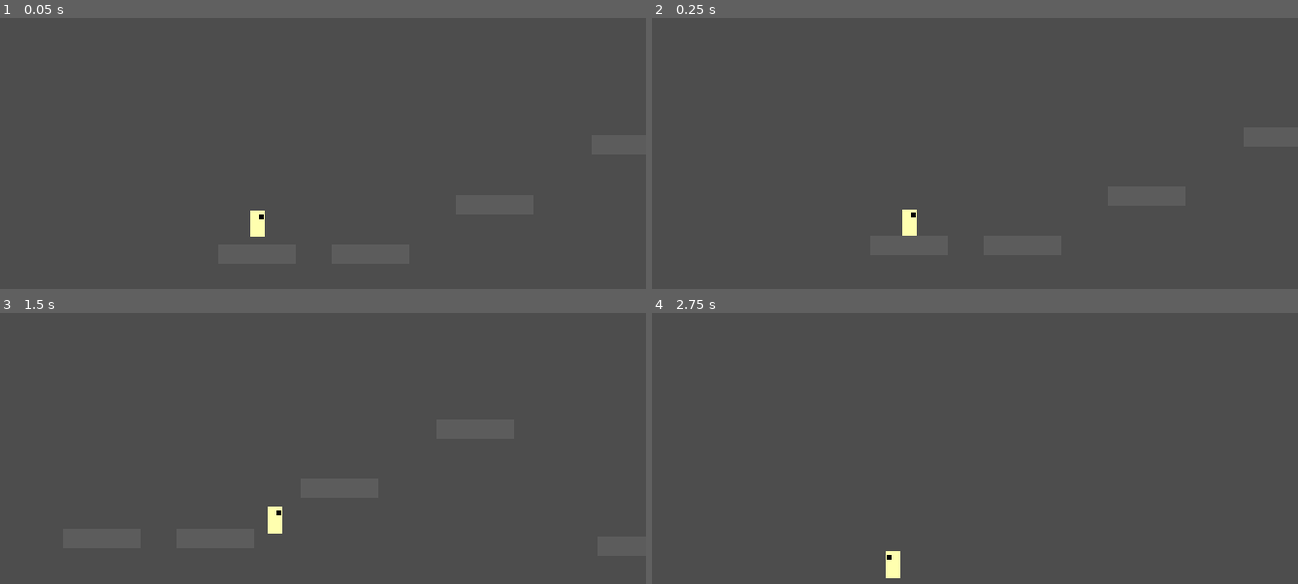
Above: before the commit, frames 1-4 (two rows, left to right).
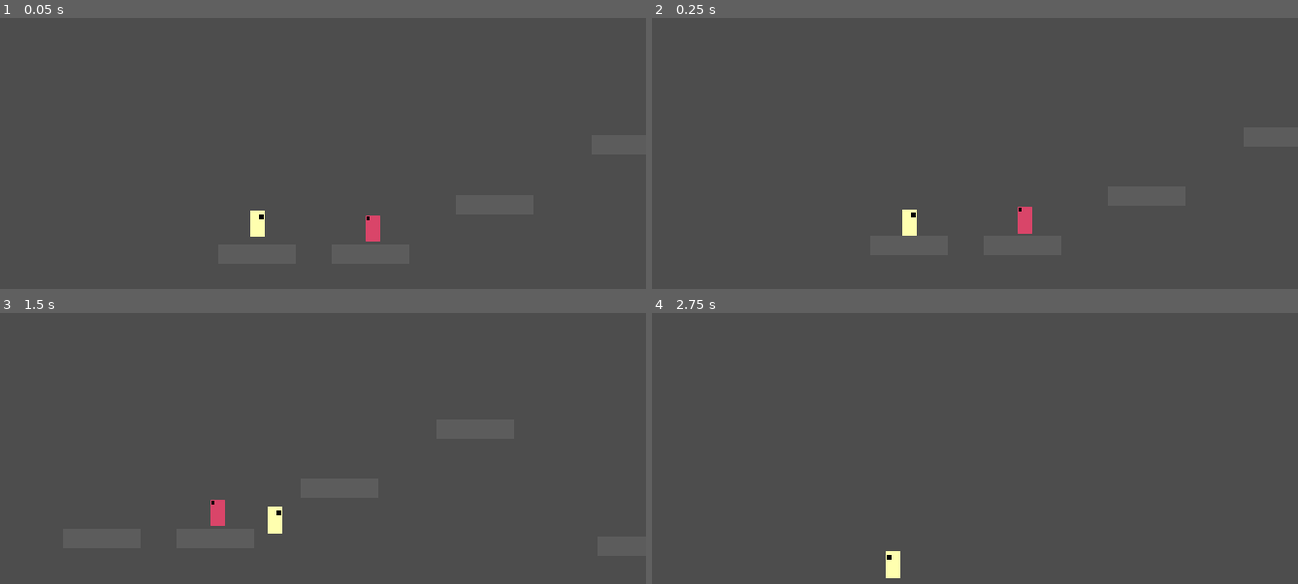
Above: after the commit, the same moments.

Repository: Jadelaawar42027/inferno-game-jam
Game: Godot game, scene res://scenes/levels/scene_1.tscn
Same seed, same stepped clock (60 frames per second), same inputs: the game is played once before the commit and once after it.
Inputs:
- Up to frame 1 (0.05 s): no input
- Up to frame 2 (0.25 s): no input
- Up to frame 3 (1.5 s): tap Enter at 0.5 s; hold D (move_right) from 0.53 s (still down); tap Space (jump) at 0.77 s
- Up to frame 4 (2.75 s): tap Space (jump) at 1.52 s; release D (move_right) at 2.03 s; hold A (move_left) from 2.03 s (still down)

The runs differ from the first frame. In frame 1, 0.2% of the frame differs, in the area x 56-59%, y 72-83%; in frame 2, 0.2%, in the area x 56-59%, y 69-80%; in frame 3, 0.2%; in frame 4, nothing differs.

Commit message:
Changed enemy stuff to more match what we have currently

Diff:
--- /dev/null
+++ b/assets/art/temp_enemy.svg
@@ -0,0 +1,57 @@
+<?xml version="1.0" encoding="UTF-8" standalone="no"?>
+<!-- Created with Inkscape (http://www.inkscape.org/) -->
+
+<svg
+   width="12"
+   height="22"
+   viewBox="0 0 3.175 5.8208334"
+   version="1.1"
+   id="svg1"
+   inkscape:version="1.4.4 (dcaf3e7, 2026-05-05)"
+   sodipodi:docname="temp_enemy.svg"
+   xmlns:inkscape="http://www.inkscape.org/namespaces/inkscape"
+   xmlns:sodipodi="http://sodipodi.sourceforge.net/DTD/sodipodi-0.dtd"
+   xmlns="http://www.w3.org/2000/svg"
+   xmlns:svg="http://www.w3.org/2000/svg">
+  <sodipodi:namedview
+     id="namedview1"
+     pagecolor="#505050"
+     bordercolor="#eeeeee"
+     borderopacity="1"
+     inkscape:showpageshadow="0"
+     inkscape:pageopacity="0"
+     inkscape:pagecheckerboard="0"
+     inkscape:deskcolor="#505050"
+     inkscape:document-units="mm"
+     inkscape:zoom="8.3740179"
+     inkscape:cx="53.319685"
+     inkscape:cy="26.57028"
+     inkscape:window-width="2560"
+     inkscape:window-height="1377"
+     inkscape:window-x="1912"
+     inkscape:window-y="-8"
+     inkscape:window-maximized="1"
+     inkscape:current-layer="layer1" />
+  <defs
+     id="defs1" />
+  <g
+     inkscape:label="Layer 1"
+     inkscape:groupmode="layer"
+     id="layer1">
+    <rect
+       style="fill:#d94569;fill-opacity:1;stroke-width:0.264583"
+       id="rect1"
+       width="3.1911693"
+       height="5.8294144"
+       x="-3.3296101e-09"
+       y="0.01579787"
+       ry="0.18957447" />
+    <rect
+       style="fill:#030101;fill-opacity:1;stroke-width:0.264583"
+       id="rect2"
+       width="0.51900458"
+       height="0.79205948"
+       x="0.2035121"
+       y="0.1434962" />
+  </g>
+</svg>
--- a/scenes/enemies/enemy.tscn
+++ b/scenes/enemies/enemy.tscn
@@ -1,32 +1,28 @@
 [gd_scene format=3 uid="uid://s0mlbmx6yihv"]
 
 [ext_resource type="Script" uid="uid://bflvhcxl2d2ca" path="res://scripts/enemies/enemy.gd" id="1_6xk8f"]
-[ext_resource type="Texture2D" uid="uid://c6n1cv1x5w6n2" path="res://icon.svg" id="2_8e3ao"]
+[ext_resource type="Texture2D" uid="uid://c6m46aup6amqy" path="res://assets/art/temp_enemy.svg" id="2_8e3ao"]
 [ext_resource type="Shader" uid="uid://bcycvorrmew66" path="res://scenes/enemies/hitflash.gdshader" id="2_38ino"]
 
-[sub_resource type="ShaderMaterial" id="ShaderMaterial_38ino"]
+[sub_resource type="RectangleShape2D" id="RectangleShape2D_3mldf"]
+size = Vector2(12, 22)
+
+[sub_resource type="RectangleShape2D" id="RectangleShape2D_8up58"]
+size = Vector2(12, 22)
+
+[sub_resource type="ShaderMaterial" id="ShaderMaterial_ectdm"]
 resource_local_to_scene = true
 shader = ExtResource("2_38ino")
 shader_parameter/flash_color = Color(1, 1, 1, 1)
 shader_parameter/flash_amount = 0.0
 shader_parameter/additive_mix = 0.0
 
-[sub_resource type="RectangleShape2D" id="RectangleShape2D_3mldf"]
-size = Vector2(125, 129)
-
-[sub_resource type="RectangleShape2D" id="RectangleShape2D_8up58"]
-size = Vector2(132, 131)
-
 [node name="Enemy" type="CharacterBody2D" unique_id=319771871]
 collision_layer = 4
 script = ExtResource("1_6xk8f")
 
-[node name="Sprite2D" type="Sprite2D" parent="." unique_id=1592933571]
-material = SubResource("ShaderMaterial_38ino")
-texture = ExtResource("2_8e3ao")
-
 [node name="CollisionShape2D" type="CollisionShape2D" parent="." unique_id=220595465]
-position = Vector2(0.5, -1.5)
+position = Vector2(1, 0)
 shape = SubResource("RectangleShape2D_3mldf")
 
 [node name="Hitbox" type="Area2D" parent="." unique_id=1854460611]
@@ -34,7 +30,11 @@
 collision_mask = 2
 
 [node name="CollisionShape2D" type="CollisionShape2D" parent="Hitbox" unique_id=1326313942]
-position = Vector2(1, -3.5)
+position = Vector2(1, 0)
 shape = SubResource("RectangleShape2D_8up58")
 
+[node name="Sprite2D" type="Sprite2D" parent="." unique_id=1340461075]
+material = SubResource("ShaderMaterial_ectdm")
+texture = ExtResource("2_8e3ao")
+
 [connection signal="body_entered" from="Hitbox" to="." method="_on_hitbox_body_entered"]
--- a/scenes/levels/scene_1.tscn
+++ b/scenes/levels/scene_1.tscn
@@ -2,6 +2,7 @@
 
 [ext_resource type="PackedScene" uid="uid://deejvq1mv7666" path="res://scenes/player/player.tscn" id="1_e77pf"]
 [ext_resource type="PackedScene" uid="uid://cmxd0mu2gy1gr" path="res://scenes/player/platform.tscn" id="2_ake7g"]
+[ext_resource type="PackedScene" uid="uid://s0mlbmx6yihv" path="res://scenes/enemies/enemy.tscn" id="3_ectdm"]
 
 [node name="TestArea" type="Node2D" unique_id=1130552543]
 
@@ -22,3 +23,6 @@
 
 [node name="Platform5" parent="." unique_id=1585276328 instance=ExtResource("2_ake7g")]
 position = Vector2(440, 21)
+
+[node name="Enemy" parent="." unique_id=319771871 instance=ExtResource("3_ectdm")]
+position = Vector2(95, -7)
--- a/scripts/enemies/enemy.gd
+++ b/scripts/enemies/enemy.gd
@@ -9,11 +9,11 @@
 @export var MEDIUM_ATTACK: int = 1
 @export var MOVEMENT: float = 10.0
 @export var TURN_SPEED: float = 10.0
-@export var FLASH_HIT: float = 0.05
+@export var FLASH_HIT: float = 0.2
 
 
 #EXPORT variables to possibly be removed later
-@export var PLAYER_DAMAGE: int = 10
+@export var PLAYER_DAMAGE: int = 1
 
 
 
@@ -58,5 +58,5 @@
 
 
 func _on_hitbox_body_entered(body: Node2D) -> void:
-	if body.has_method("take_damage"):
-		body.take_damage(PLAYER_DAMAGE)
+	if body is Player:
+		take_damage(PLAYER_DAMAGE)
Not shown, added: assets/art/temp_enemy.svg.import
